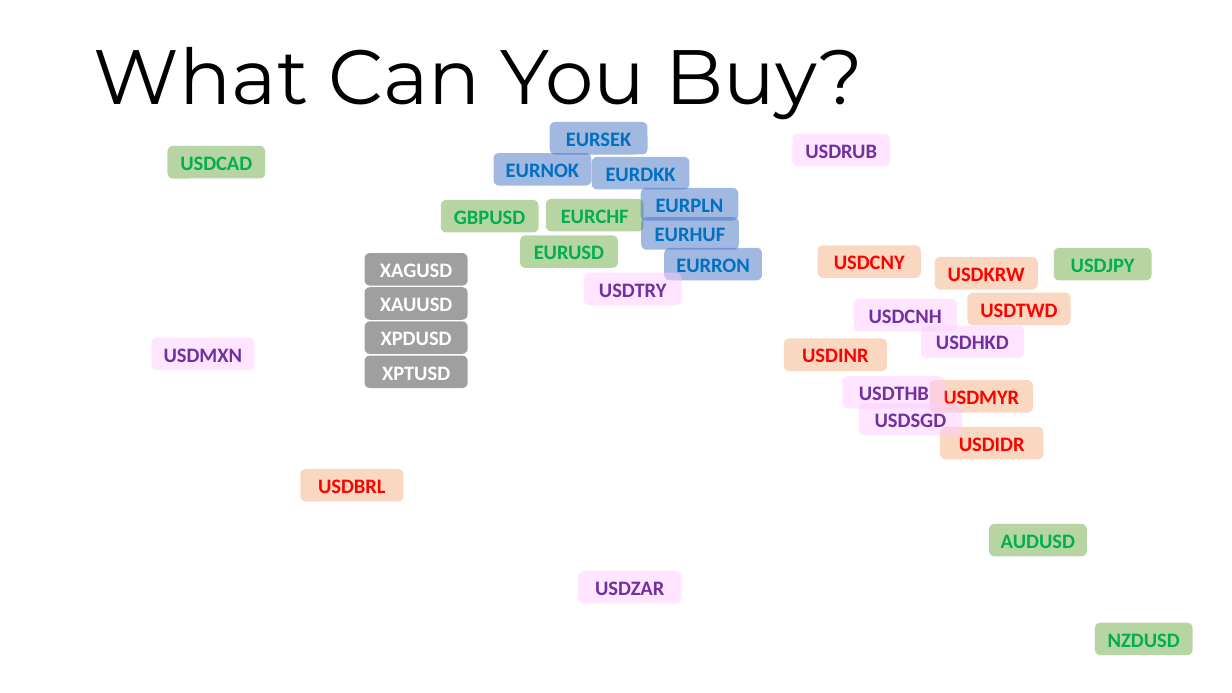
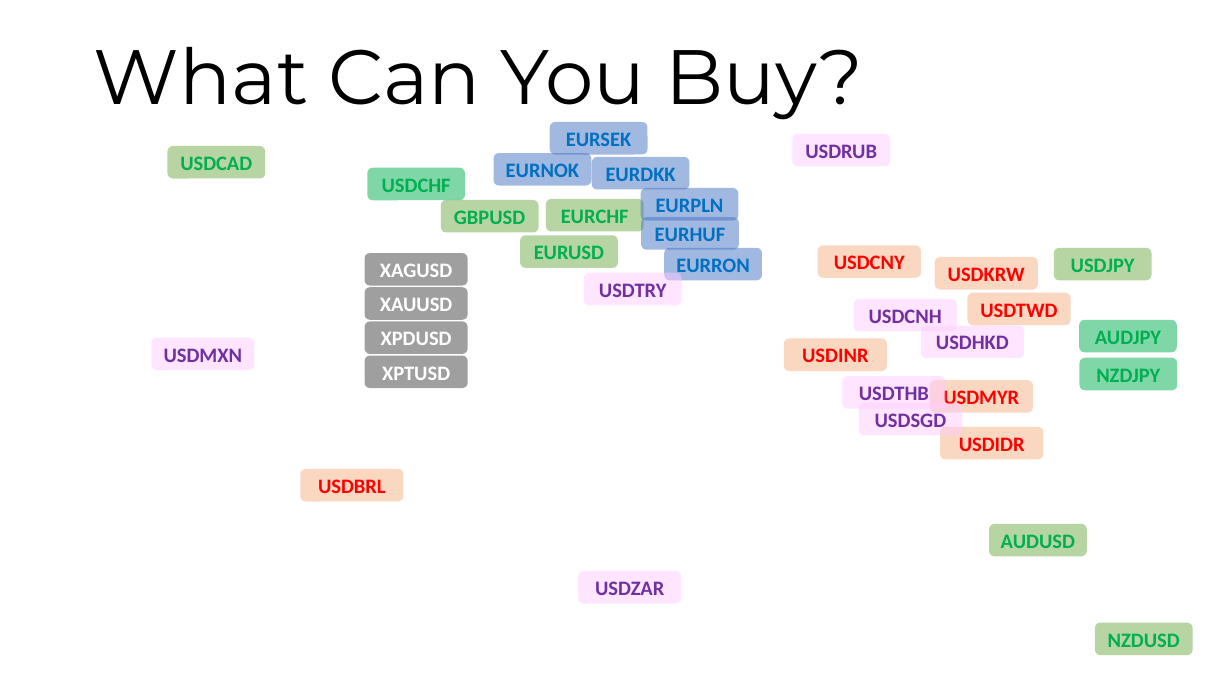
Before and after one commit to maatt4code/PicsAndStuff, a slide deck: slide 5 of Presentation/FXMM.pptx (slide 4 before the commit). Drawn at 1232x693 pixels with LibreOffice and Linux fonts; fonts in the diff are those of the drawing; background and template pictures are left out. Boxes give left, top, right and bottom in pixels: in the first picture for what was removed or moved away, otherwise in the second. Text is boxed around its words. In the diff, an @@ line names an element or a change of style, - is before the commit and + after.

```diff
--- a/Presentation/FXMM.pptx
+++ b/Presentation/FXMM.pptx
@@ rounded rectangle added at (x1=368, y1=168, x2=466, y2=201), fill #00B050 at 50% opacity, 16 pt, text #00B050, bold @@
+USDCHF
@@ rounded rectangle added at (x1=1080, y1=320, x2=1177, y2=352), fill #00B050 at 50% opacity, 16 pt, text #00B050, bold @@
+AUDJPY
@@ rounded rectangle added at (x1=1080, y1=358, x2=1177, y2=390), fill #00B050 at 50% opacity, 16 pt, text #00B050, bold @@
+NZDJPY
```
Also in this commit, not shown: 4 other slides changed, 2 slides added, 10 other files.
